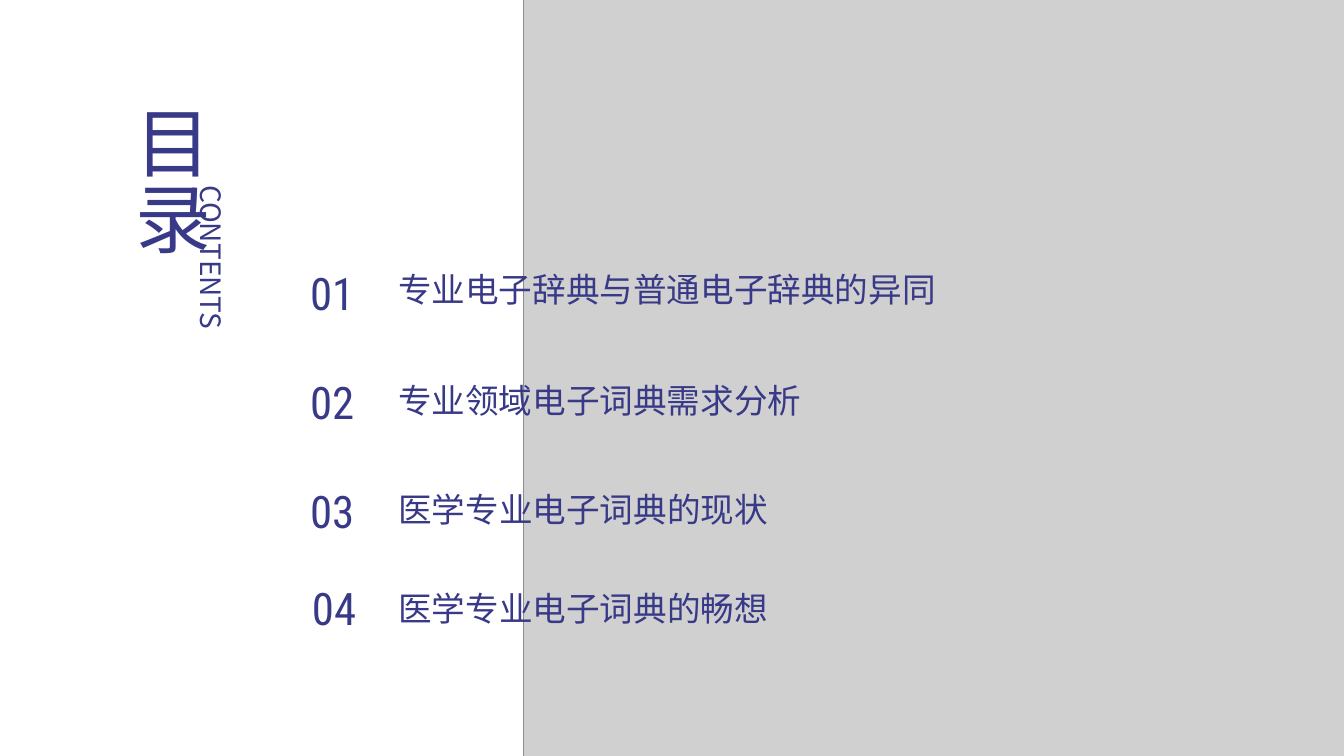
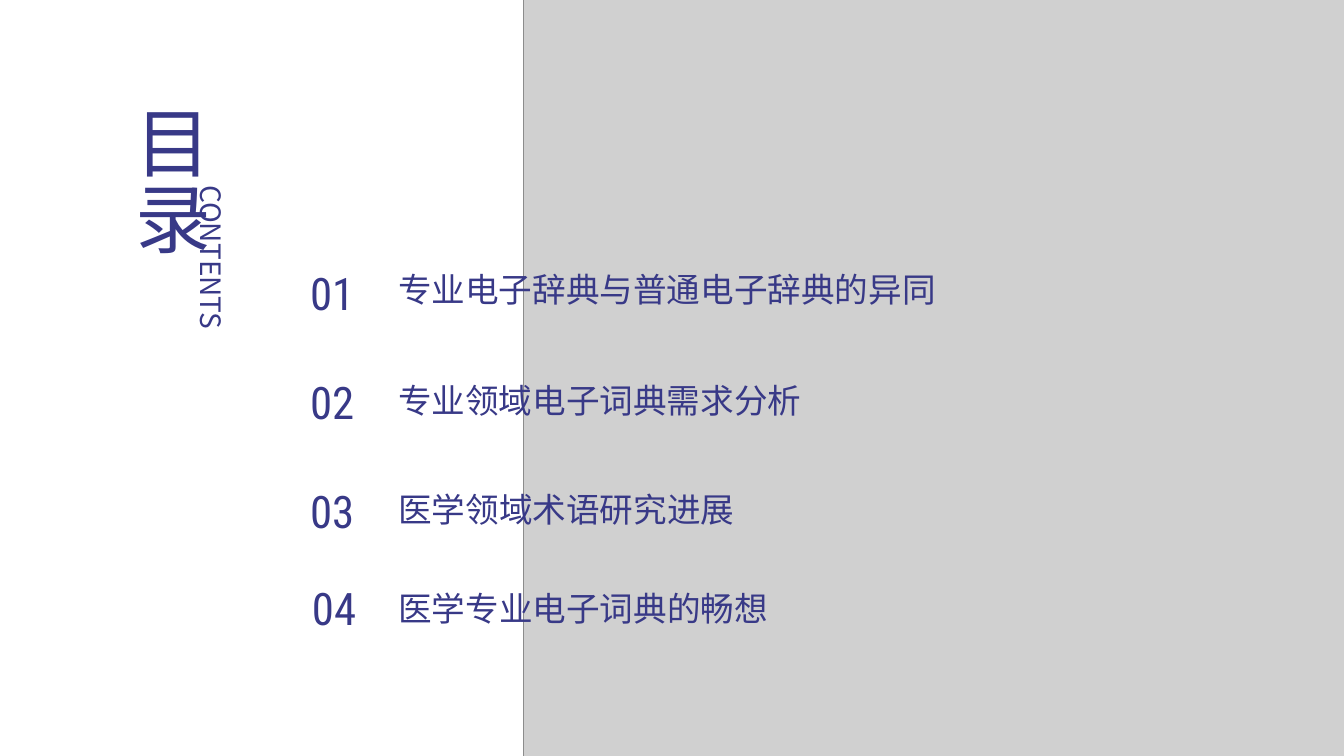
Before and after one commit to peijiawen98/TLK_1107, a slide deck: slide 2 of 电子词典需求分析.pptx. Drawn at 1344x756 pixels with LibreOffice and Linux fonts; fonts in the diff are those of the drawing; grey boxes stand for pictures. Boxes give left, top, right and bottom in pixels: in the first picture for what was removed or moved away, otherwise in the second. Text is boxed around its words. In the diff, an @@ line names an element or a change of style, - is before the commit and + after.

```diff
--- a/电子词典需求分析.pptx
+++ b/电子词典需求分析.pptx
@@ text at bbox=[398, 487, 734, 531]: text changed @@
-医学专业电子词典的现状
+医学领域术语研究进展
```
